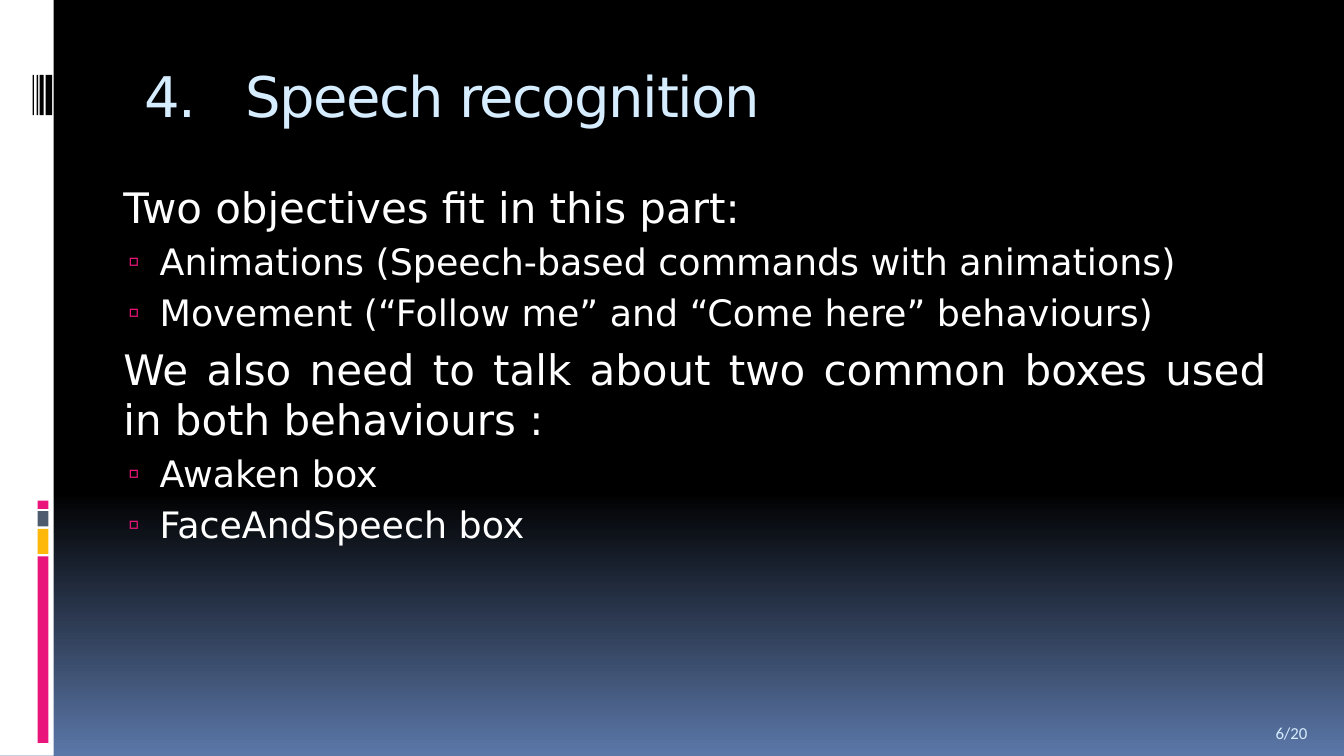
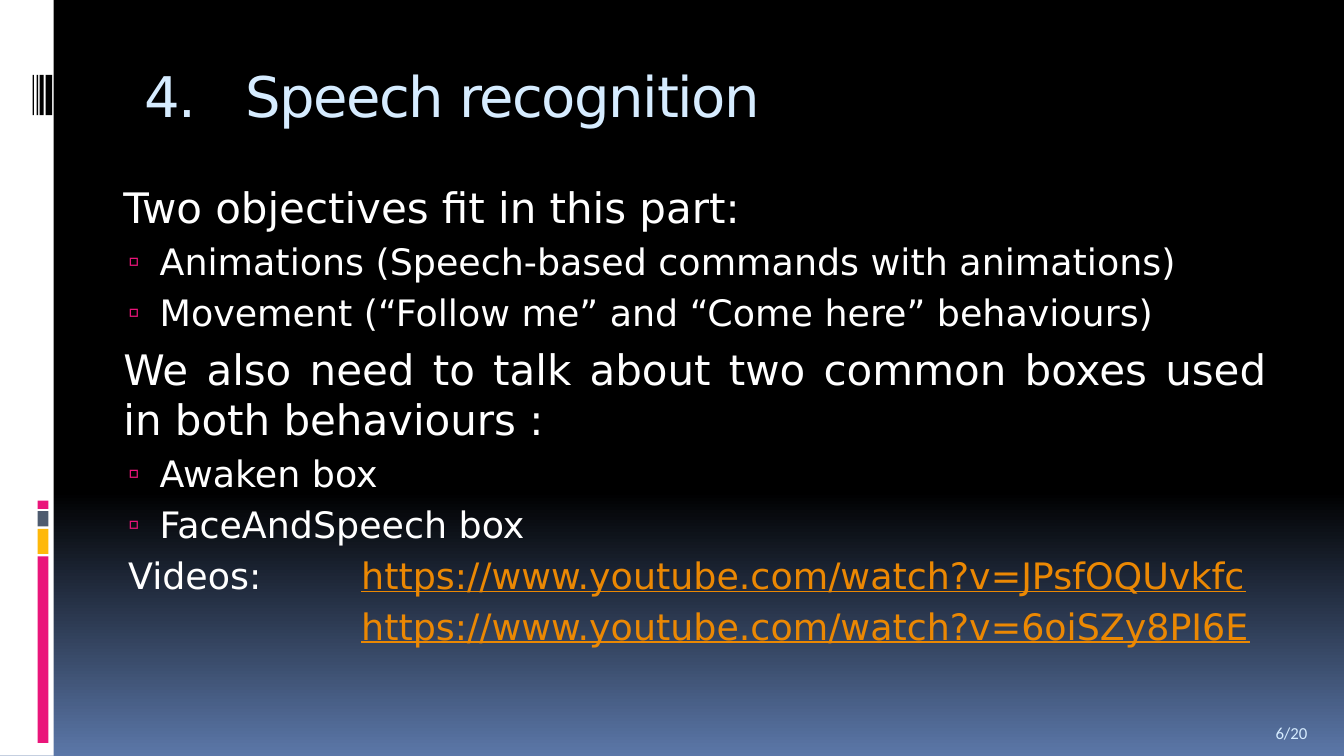
Before and after one commit to zorniffler/Pepper-behaviors, a slide deck: slide 8 of DOCS/Presentation/Final.ppsx. Drawn at 1344x756 pixels with LibreOffice and Linux fonts; fonts in the diff are those of the drawing. Boxes give left, top, right and bottom in pixels: in the first picture for what was removed or moved away, otherwise in the second. Text is boxed around its words. In the diff, an @@ line names an element or a change of style, - is before the commit and + after.

Commit message:
Added video urls.

```diff
--- a/DOCS/Presentation/Final.ppsx
+++ b/DOCS/Presentation/Final.ppsx
@@ text at <box>128,561,1248,648</box>: paragraphs added @@
+  Videos: https://www.youtube.com/watch?v=JPsfOQUvkfc
+  https://www.youtube.com/watch?v=6oiSZy8PI6E
```
Also in this commit, not shown: 2 other slides changed, 1 slide added, 1 other file.
